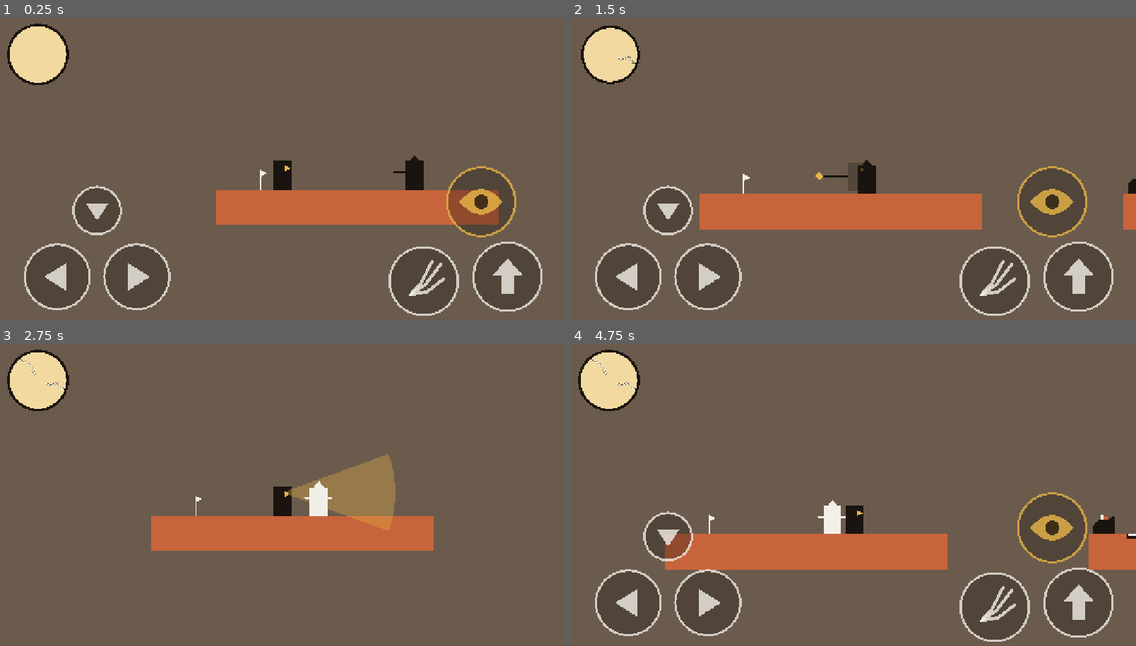
Above: before the commit, frames 1-4 (two rows, left to right).
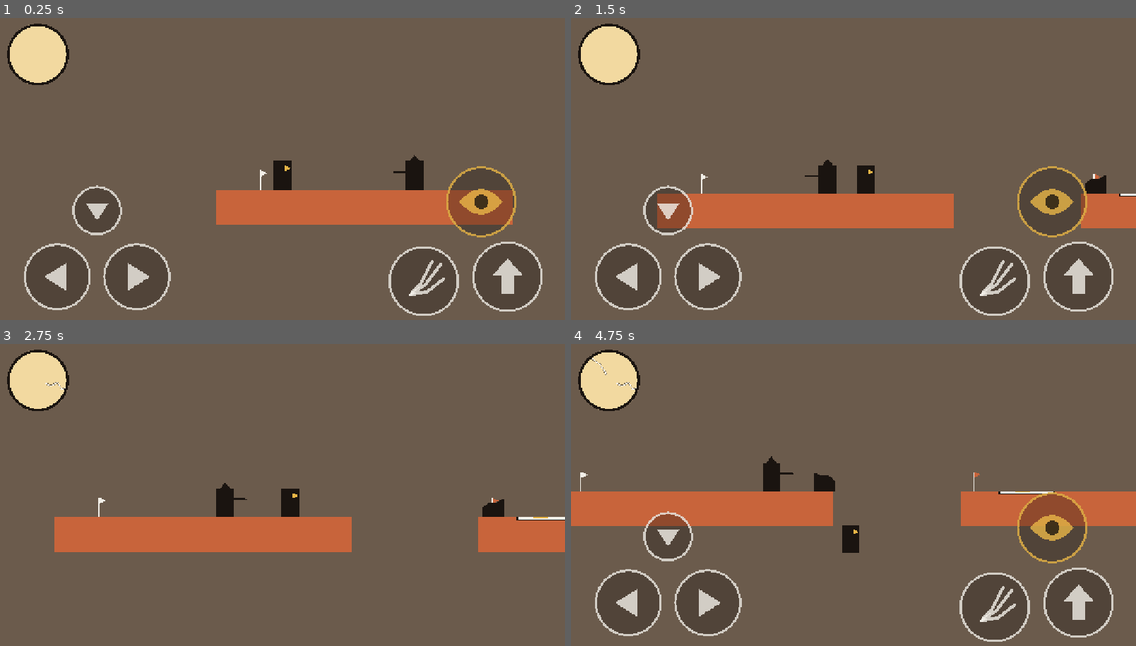
Above: after the commit, the same moments.

Repository: sphilius/medusas-price
Game: Godot game, scene res://scenes/test_room.tscn
Two runs of this game, one before a commit and one after it. Both use one fixed random seed, a clock stepped at 60 frames per second and the inputs below.
Inputs (mouse positions are in pixels of both pictures, inside the frame that each line leads up to):
- Up to frame 1 (0.25 s): no input
- Up to frame 2 (1.5 s): tap Enter at 0.5 s; move the mouse to (977, 159) at 0.52 s; hold D (move_right) 0.53-1.25 s; hold Shift (run, bound only after the commit) 0.53-1.25 s; click (977, 159) at 0.67 s; tap Space (jump) at 0.77, 0.8, 1.07 s; drag from (740, 190) to (876, 181) at 1.27 s
- Up to frame 3 (2.75 s): move the mouse to (339, 431) at 2.02 s; hold A (move_left) from 2.03 s (still down); hold K (gaze) from 2.03 s (still down); tap Space (jump) at 2.3 s
- Up to frame 4 (4.75 s): release A (move_left) at 2.75 s; release K (gaze) at 2.75 s; drag from (825, 564) to (853, 491) at 2.77 s; move the mouse to (1023, 549) at 3.52 s; hold D (move_right) 3.53-4.25 s; hold Shift (run, bound only after the commit) 3.53-4.25 s; tap Space (jump) at 3.77, 3.8, 4.07 s; drag from (684, 452) to (1130, 546) at 4.27 s

The runs differ from the first frame. In frame 1, 0.3% of the frame differs, in the area x 88-91%, y 57-69%; in frame 2, 3.4%; in frame 3, 9.0%; in frame 4, 16%, in the area x 0-100%, y 37-75%.

Commit message:
Shrink the level 1 gap to 4.5 BL and add Shift sprint
The gap where the leaper first shows up is now 4.5 BL (was 5.0), recorded as
the default in Balance.LEVEL1_GAP_BL. Holding Shift (new "run" action) raises
top speed to 1.5x, and since speed carries through a jump, sprint jumps go
farther. sim_sprint.gd covers it; sim_enemies.gd now checks the scene's gap
matches the default and reports the late-coyote jumps that can cross it.

Co-Authored-By: Claude Sonnet 5.5 <noreply@anthropic.com>

Diff:
--- a/autoload/balance.gd
+++ b/autoload/balance.gd
@@ -37,6 +37,11 @@
 # ---------------------------------------------------------------------------
 ## Top running speed (px/s).
 const PLAYER_RUN_SPEED: float = 300.0
+## Sprint (hold Shift, PC only): top speed becomes PLAYER_RUN_SPEED x this. Because the
+## speed carries through a jump, a sprint jump also travels farther (about 1.5x the reach
+## of a normal jump). Whether she sprints is decided on her last frame on the ground, so
+## pressing or releasing Shift in mid-air does not bend the jump arc.
+const PLAYER_SPRINT_MULT: float = 1.5
 ## Ground acceleration (px/s^2).
 const PLAYER_GROUND_ACCEL: float = 2400.0
 ## Gravity (px/s^2).
@@ -287,6 +292,13 @@
 ## checking she is across a gap (smaller than any gap worth leaping).
 const LEAPER_GAP_PROBE_STEP: float = 16.0
 
+## DEFAULT size of the level 1 gap (BL): the open space between the near and far ledges
+## in scenes/test_room.tscn, where the leaper first shows up. This is the default size;
+## it was 5.0 BL until it was shrunk by half a body length on 2026-11-02. The scene holds
+## the real geometry (LedgeNear's right edge to LedgeFar's left edge); sim_enemies.gd
+## fails if the scene and this number ever disagree, so change them together.
+const LEVEL1_GAP_BL: float = 4.5
+
 ## Player hurt: stun time (s), invulnerability (s), flicker half-period (s),
 ## knockback launch speed (px/s, x and upward y), and friction while stunned.
 const PLAYER_HURT_TIME: float = 0.5
--- a/project.godot
+++ b/project.godot
@@ -67,6 +67,11 @@
 , Object(InputEventJoypadButton,"resource_local_to_scene":false,"resource_name":"","device":-1,"button_index":2,"pressure":0.0,"pressed":true,"script":null)
 ]
 }
+run={
+"deadzone": 0.5,
+"events": [Object(InputEventKey,"resource_local_to_scene":false,"resource_name":"","device":-1,"window_id":0,"alt_pressed":false,"shift_pressed":false,"ctrl_pressed":false,"meta_pressed":false,"pressed":false,"keycode":0,"physical_keycode":4194325,"key_label":0,"unicode":0,"location":0,"echo":false,"script":null)
+]
+}
 gaze={
 "deadzone": 0.5,
 "events": [Object(InputEventKey,"resource_local_to_scene":false,"resource_name":"","device":-1,"window_id":0,"alt_press …(192 unchanged characters)…
--- a/scenes/test_room.tscn
+++ b/scenes/test_room.tscn
@@ -12,7 +12,7 @@
 [ext_resource type="PackedScene" path="res://scenes/ui/touch_controls.tscn" id="10_touch"]
 
 [sub_resource type="RectangleShape2D" id="Shape_LedgeNear"]
-size = Vector2(640, 80)
+size = Vector2(672, 80)
 
 [sub_resource type="RectangleShape2D" id="Shape_LedgeFar"]
 size = Vector2(1340, 80)
@@ -26,14 +26,14 @@
 polygon = PackedVector2Array(-1000, -1000, 3400, -1000, 3400, 1600, -1000, 1600)
 
 [node name="LedgeNear" type="StaticBody2D" parent="."]
-position = Vector2(320, 640)
+position = Vector2(336, 640)
 
 [node name="Shape" type="CollisionShape2D" parent="LedgeNear"]
 shape = SubResource("Shape_LedgeNear")
 
 [node name="Art" type="Polygon2D" parent="LedgeNear"]
 color = Color(0.784314, 0.392157, 0.231373, 1)
-polygon = PackedVector2Array(-320, -40, 320, -40, 320, 40, -320, 40)
+polygon = PackedVector2Array(-336, -40, 336, -40, 336, 40, -336, 40)
 
 [node name="LedgeFar" type="StaticBody2D" parent="."]
 position = Vector2(1630, 640)
--- a/scripts/player.gd
+++ b/scripts/player.gd
@@ -47,6 +47,9 @@
 var _pool_point: Vector2 = Vector2.ZERO
 ## True from the moment the portrait runs out until she is back on her feet.
 var _dying: bool = false
+## Whether Shift (sprint) was held on her last frame on the ground. In the air this stays
+## as it was at take-off, so a jump keeps the speed it started with.
+var _air_sprint: bool = false
 
 ## The child node holding the placeholder art; flipped when facing changes.
 @onready var _visual: Node2D = $Visual
@@ -88,7 +91,7 @@
 	_update_facing(dir)
 
 	# Horizontal: accelerate toward the target speed (also brakes when dir is 0).
-	velocity.x = move_toward(velocity.x, dir * Balance.PLAYER_RUN_SPEED, Balance.PLAYER_GROUND_ACCEL * delta)
+	velocity.x = move_toward(velocity.x, dir * _top_speed(), Balance.PLAYER_GROUND_ACCEL * delta)
 
 	# Vertical: gravity only while airborne.
 	if not is_on_floor():
@@ -211,6 +214,15 @@
 	return is_on_floor() and state in [State.IDLE, State.RUN] and Input.is_action_pressed("move_down")
 
 
+## Her top horizontal speed right now: walking, or sprinting while Shift is held. Shift is
+## only read while she stands on the floor (see _air_sprint), so the speed she takes off
+## with is the speed she keeps through the jump, which is what makes a sprint jump longer.
+func _top_speed() -> float:
+	if is_on_floor():
+		_air_sprint = Input.is_action_pressed("run")
+	return Balance.PLAYER_RUN_SPEED * (Balance.PLAYER_SPRINT_MULT if _air_sprint else 1.0)
+
+
 ## Count down the stun and invulnerability; flicker the art while invulnerable.
 func _tick_hurt(delta: float) -> void:
 	if _hurt_left > 0.0:
--- a/tools/sim_enemies.gd
+++ b/tools/sim_enemies.gd
@@ -6,11 +6,14 @@
 ## pit puts her back on a ledge and restores a wasted leaper (the softlock guard).
 extends Node
 
-## Gap between LedgeNear and LedgeFar in scenes/test_room.tscn (px).
-const GAP_LEFT: float = 640.0
-## LedgeFar starts where a jump at the last coyote-time frame still falls short
-## (her center peaks near x=919, so her body's right edge near 939).
+## Gap between LedgeNear and LedgeFar in scenes/test_room.tscn (px). It is the DEFAULT
+## level 1 gap, Balance.LEVEL1_GAP_BL (4.5 BL = 288 px); _test_gap_is_default checks the
+## scene still matches that number.
+const GAP_LEFT: float = 672.0
 const GAP_RIGHT: float = 960.0
+## A "normal" jump is pressed at the edge or up to this many physics frames after leaving
+## it. (Frames 3 and 4 of coyote time are a knife-edge late jump; see the plain-jump test.)
+const NORMAL_JUMP_MAX_LATE: int = 2
 ## Player center y standing on either ledge.
 const LEDGE_STAND_Y: float = 568.0
 ## Half body heights (px): player 64 tall, leaper 40 tall.
@@ -72,6 +75,7 @@
 			and statue.enemy_type == &"hoplite" and statue.has_node("Visual/Spear"))
 	_check("frozen before the thrust landed (new hits: %s)" % str(_hits.slice(hits_before)), _hits.size() == hits_before)
 
+	await _test_gap_is_default()
 	await _test_gap_crossing()
 	await _test_plain_jump_falls_short()
 	await _test_leaper_ignores_same_ledge()
@@ -145,13 +149,30 @@
 			land_x > 0.0 and absf(_player.position.y - LEDGE_STAND_Y) < 3.0)
 
 
+## The scene's real ledge edges must give the default gap (Balance.LEVEL1_GAP_BL).
+## One source of truth: change the scene and the Balance note together.
+func _test_gap_is_default() -> void:
+	await _fresh_room()
+	var near: StaticBody2D = _room.get_node("LedgeNear")
+	var far: StaticBody2D = _room.get_node("LedgeFar")
+	var near_edge: float = near.position.x + ((near.get_node("Shape") as CollisionShape2D).shape as RectangleShape2D).size.x * 0.5
+	var far_edge: float = far.position.x - ((far.get_node("Shape") as CollisionShape2D).shape as RectangleShape2D).size.x * 0.5
+	_check("scene ledges are at GAP_LEFT / GAP_RIGHT (%.0f, %.0f)" % [near_edge, far_edge],
+			is_equal_approx(near_edge, GAP_LEFT) and is_equal_approx(far_edge, GAP_RIGHT))
+	_check("the gap is the default %.1f BL (scene gap %.2f BL)" % [Balance.LEVEL1_GAP_BL, (far_edge - near_edge) / Balance.BL],
+			is_equal_approx(far_edge - near_edge, Balance.LEVEL1_GAP_BL * Balance.BL))
+
+
 ## Spec: "a gap too wide to jump". Tries a full-speed jump from the edge and then
-## from every later physics frame after leaving it, through the end of coyote
-## time (the farthest a plain jump can reach); none may land on the far ledge.
+## from every later physics frame after leaving it, through the end of coyote time.
+## A normal jump (NORMAL_JUMP_MAX_LATE frames or sooner) must fall short. A jump pressed
+## on the last coyote frames is a knife-edge case: it may squeak across the 4.5 BL gap,
+## and that is reported, not failed, so the designer can see it.
 func _test_plain_jump_falls_short() -> void:
 	var coyote_frames: int = ceili(Balance.PLAYER_COYOTE_TIME * Engine.physics_ticks_per_second) + 1
 	var jumps: int = 0
-	var cleared: int = 0
+	var cleared_normal: int = 0
+	var cleared_late: Array[int] = []
 	var best_x: float = 0.0
 	for late in range(-1, coyote_frames + 1):
 		var result: Dictionary = await _plain_jump(late)
@@ -159,9 +180,13 @@
 			jumps += 1
 			best_x = maxf(best_x, result["peak_x"])
 		if result["reached"]:
-			cleared += 1
-	_check("no plain or coyote-time jump clears the gap (%d jumps, farthest x=%.0f, ledge %.0f)" \
-			% [jumps, best_x, GAP_RIGHT], jumps > 1 and cleared == 0)
+			if late <= NORMAL_JUMP_MAX_LATE:
+				cleared_normal += 1
+			else:
+				cleared_late.append(late)
+	_check("no normal jump clears the gap (%d jumps, farthest x=%.0f, ledge %.0f)" \
+			% [jumps, best_x, GAP_RIGHT], jumps > 1 and cleared_normal == 0)
+	print("INFO: late-coyote jumps (frames after leaving the edge) that clear the gap: %s" % str(cleared_late))
 
 
 ## Run at the gap at full speed and press jump `late` physics frames after the
--- /dev/null
+++ b/tools/sim_sprint.gd
@@ -0,0 +1,213 @@
+## sim_sprint.gd - dev-only headless check (scene: tools/sim_sprint.tscn).
+## Sprint (hold Shift): the Shift key is bound to the "run" action; holding it raises top
+## speed to PLAYER_SPRINT_MULT x the walk speed; the speed carries through a jump so a
+## sprint jump travels farther; Shift pressed or released in mid-air does not change the
+## arc; and a sprint jump clears the level 1 gap that a walking jump does not.
+extends Node
+
+## Where the level 1 gap sits (see scenes/test_room.tscn) and the height she stands at.
+const GAP_LEFT: float = 672.0
+const GAP_RIGHT: float = 960.0
+const STAND_Y: float = 568.0
+
+## The graybox room under test and its player (rebuilt by _fresh_room for each test).
+var _room: Node
+var _player: Player
+## How many checks have failed; also the exit code (0 = all passed).
+var _failures: int = 0
+
+
+## Godot calls _ready() once when the sim scene starts. "await" pauses a function until
+## the thing after it finishes (here each test, which itself waits for physics frames),
+## so the tests run one after another like a story.
+func _ready() -> void:
+	_test_shift_key_maps_to_run()
+	await _test_top_speeds()
+	await _test_jump_distance()
+	await _test_air_latch()
+	await _test_gap_crossing()
+	print("sim_sprint: %s" % ("ALL PASS" if _failures == 0 else "%d FAILED" % _failures))
+	get_tree().quit(_failures)
+
+
+## The Shift key must be bound to the "run" action. InputMap.event_is_action asks the
+## project's input map directly "does this key event belong to this action?", which works
+## in headless mode (Input.parse_input_event does not update action state there).
+## A browser reports Shift with shift_pressed = true; both forms must match.
+func _test_shift_key_maps_to_run() -> void:
+	for shift_flag in [true, false]:
+		var key := InputEventKey.new()
+		key.physical_keycode = KEY_SHIFT
+		key.keycode = KEY_SHIFT
+		key.shift_pressed = shift_flag
+		key.pressed = true
+		_check("a Shift key press (shift_pressed=%s) belongs to the run action" % str(shift_flag),
+				InputMap.event_is_action(key, &"run"))
+	var other := InputEventKey.new()
+	other.physical_keycode = KEY_D
+	other.pressed = true
+	_check("other keys do not trigger run", not InputMap.event_is_action(other, &"run"))
+	_check("Shift does not trigger walking", not InputMap.event_is_action(
+			_shift_event(), &"move_right") and not InputMap.event_is_action(_shift_event(), &"jump"))
+
+
+## A Shift key-down event, as a browser would send it.
+func _shift_event() -> InputEventKey:
+	var key := InputEventKey.new()
+	key.physical_keycode = KEY_SHIFT
+	key.keycode = KEY_SHIFT
+	key.shift_pressed = true
+	key.pressed = true
+	return key
+
+
+## Walking tops out at PLAYER_RUN_SPEED; with Shift held at PLAYER_RUN_SPEED x PLAYER_SPRINT_MULT.
+func _test_top_speeds() -> void:
+	await _fresh_room()
+	_place(Vector2(1000.0, STAND_Y))
+	Input.action_press("move_right")
+	await _frames(45)
+	var walk_speed: float = _player.velocity.x
+	Input.action_press("run")
+	await _frames(45)
+	var sprint_speed: float = _player.velocity.x
+	Input.action_release("run")
+	Input.action_release("move_right")
+	_check("walking top speed is %.0f (got %.0f)" % [Balance.PLAYER_RUN_SPEED, walk_speed],
+			is_equal_approx(walk_speed, Balance.PLAYER_RUN_SPEED))
+	_check("sprinting top speed is %.0f (got %.0f)" % [Balance.PLAYER_RUN_SPEED * Balance.PLAYER_SPRINT_MULT, sprint_speed],
+			is_equal_approx(sprint_speed, Balance.PLAYER_RUN_SPEED * Balance.PLAYER_SPRINT_MULT))
+
+
+## Jump at full speed on the long far ledge, with and without Shift, and measure how far
+## she travels (take-off x to landing x).
+func _test_jump_distance() -> void:
+	var walk: float = await _flat_jump_distance(false)
+	var sprint: float = await _flat_jump_distance(true)
+	_check("a sprint jump travels farther: walk %.0f px, sprint %.0f px" % [walk, sprint], sprint > walk * 1.35)
+
+
+## Shift is read on the ground only. Letting go in the air keeps the sprint speed;
+## pressing it in the air does not add any.
+func _test_air_latch() -> void:
+	await _fresh_room()
+	_place(Vector2(1000.0, STAND_Y))
+	Input.action_press("move_right")
+	Input.action_press("run")
+	await _frames(45)
+	Input.action_press("jump")
+	await _frames(6)
+	Input.action_release("jump")
+	Input.action_release("run")
+	await _frames(6)
+	var kept: float = _player.velocity.x
+	_check("letting go of Shift in mid-air keeps the sprint speed (%.0f)" % kept,
+			not _player.is_on_floor() and is_equal_approx(kept, Balance.PLAYER_RUN_SPEED * Balance.PLAYER_SPRINT_MULT))
+	Input.action_release("move_right")
+
+	await _fresh_room()
+	_place(Vector2(1000.0, STAND_Y))
+	Input.action_press("move_right")
+	await _frames(45)
+	Input.action_press("jump")
+	await _frames(6)
+	Input.action_release("jump")
+	Input.action_press("run")
+	await _frames(6)
+	var unchanged: float = _player.velocity.x
+	Input.action_release("run")
+	Input.action_release("move_right")
+	_check("pressing Shift in mid-air adds no speed (%.0f)" % unchanged,
+			not _player.is_on_floor() and is_equal_approx(unchanged, Balance.PLAYER_RUN_SPEED))
+
+
+## At the default 4.5 BL gap a walking jump pressed at the edge falls short, a sprint
+## jump pressed at the same spot lands on the far ledge.
+func _test_gap_crossing() -> void:
+	var walked: bool = await _gap_jump(false)
+	var sprinted: bool = await _gap_jump(true)
+	_check("a walking jump from the edge does not clear the default gap", not walked)
+	_check("a sprint jump from the edge clears the default gap", sprinted)
+
+
+## Run along the far ledge, jump once at full speed, return how far she flew.
+func _flat_jump_distance(sprint: bool) -> float:
+	await _fresh_room()
+	_place(Vector2(1000.0, STAND_Y))
+	Input.action_press("move_right")
+	if sprint:
+		Input.action_press("run")
+	await _frames(45)
+	var takeoff_x: float = _player.position.x
+	Input.action_press("jump")
+	await _frames(3)
+	Input.action_release("jump")
+	for i in 120:
+		await _frames(1)
+		if _player.is_on_floor():
+			break
+	var landing_x: float = _player.position.x
+	Input.action_release("run")
+	Input.action_release("move_right")
+	return landing_x - takeoff_x
+
+
+## Run at the gap from the near ledge and jump as her centre reaches the edge. True if she
+## ends up standing on the far ledge.
+func _gap_jump(sprint: bool) -> bool:
+	await _fresh_room()
+	_place(Vector2(400.0, STAND_Y))
+	Input.action_press("move_right")
+	if sprint:
+		Input.action_press("run")
+	var pressed: bool = false
+	var landed: bool = false
+	for i in 200:
+		await _frames(1)
+		if not pressed and _player.position.x >= GAP_LEFT - 8.0:
+			Input.action_press("jump")
+			pressed = true
+		if pressed and i > 5 and _player.is_on_floor() and _player.position.x > GAP_RIGHT - 20.0:
+			landed = true
+			break
+		if _player.position.y > STAND_Y + Balance.BL:
+			break  # fell into the gap
+	Input.action_release("jump")
+	Input.action_release("run")
+	Input.action_release("move_right")
+	return landed
+
+
+## A fresh copy of the graybox with every enemy removed (they would walk over and stab her).
+func _fresh_room() -> void:
+	if is_instance_valid(_room):
+		_room.queue_free()
+	await _frames(2)
+	_room = load("res://scenes/test_room.tscn").instantiate()
+	add_child(_room)
+	_player = _room.get_node("Player")
+	for child in _room.get_children():
+		if child is Enemy:
+			child.queue_free()
+	await _frames(3)
+
+
+## Put Medusa at a spot, standing still and facing right (a clean start for a test).
+func _place(pos: Vector2) -> void:
+	_player.global_position = pos
+	_player.velocity = Vector2.ZERO
+	_player.facing = 1
+
+
+## Wait n physics frames. "await get_tree().physics_frame" resumes this function the next
+## time the engine runs a physics step (60 per second), which is when Medusa moves.
+func _frames(n: int) -> void:
+	for i in n:
+		await get_tree().physics_frame
+
+
+## Print PASS or FAIL for one check and count failures (any FAIL gives a non-zero exit code).
+func _check(label: String, ok: bool) -> void:
+	print("%s: %s" % ["PASS" if ok else "FAIL", label])
+	if not ok:
+		_failures += 1
--- /dev/null
+++ b/tools/sim_sprint.tscn
@@ -0,0 +1,6 @@
+[gd_scene load_steps=2 format=3]
+
+[ext_resource type="Script" path="res://tools/sim_sprint.gd" id="1"]
+
+[node name="Sim" type="Node"]
+script = ExtResource("1")
Not shown, added: tools/sim_sprint.gd.uid
Not shown, changed: CLAUDE.md
